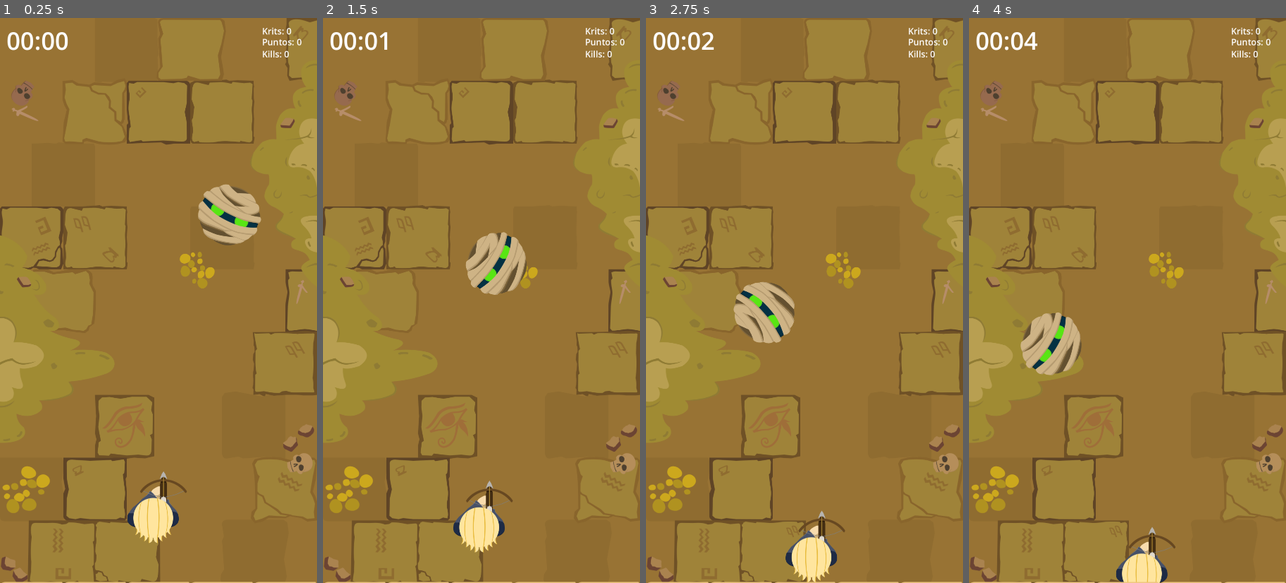
Above: before the commit, frames 1-4 (left to right).
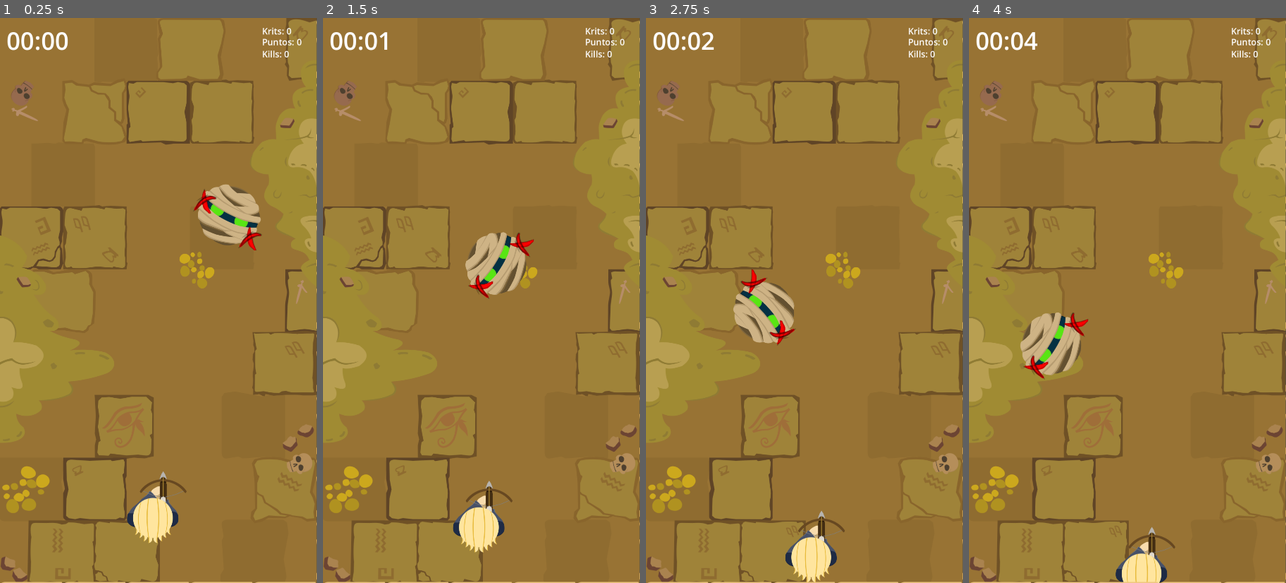
Above: after the commit, the same moments.

Repository: francoheredev/DungeonKrit
Game: Godot game, scene res://escenas/gameplay.tscn
The game is run twice, just before and just after one commit, with the same random seed, the same clock (stepped at 60 frames per second) and the same inputs.
Inputs (mouse positions are in pixels of both pictures, inside the frame that each line leads up to):
- Up to frame 1 (0.25 s): no input
- Up to frame 2 (1.5 s): move the mouse to (551, 272) at 0.52 s; click (551, 272) at 0.67 s; drag from (418, 328) to (475, 515) at 1.27 s
- Up to frame 3 (2.75 s): move the mouse to (836, 176) at 2.02 s; click (836, 176) at 2.17 s
- Up to frame 4 (4 s): drag from (1111, 413) to (1137, 554) at 2.77 s; move the mouse to (1222, 385) at 3.52 s; click (1222, 385) at 3.67 s

The runs differ from the first frame. In frame 1, 0.9% of the frame differs, in the area x 0-100%, y 0-100%; in frame 2, 0.9%; in frame 3, 0.9%; in frame 4, 0.9%.

Commit message:
Krits agregados

Diff:
--- /dev/null
+++ b/escenas/critico.gd
@@ -0,0 +1,4 @@
+extends Area2D
+
+@export var dano_extra := 30
+@export var recompensa_krits := 1
--- /dev/null
+++ b/escenas/critico.tscn
@@ -0,0 +1,35 @@
+[gd_scene format=3 uid="uid://cagl0d1jqvoc1"]
+
+[ext_resource type="Script" uid="uid://i80ukals0um4" path="res://escenas/critico.gd" id="1_ah6s4"]
+[ext_resource type="Texture2D" uid="uid://bqm7mgord7grr" path="res://Arte/enemigoms dungeon krit png.png" id="1_ve8yo"]
+
+[sub_resource type="AtlasTexture" id="AtlasTexture_ah6s4"]
+atlas = ExtResource("1_ve8yo")
+region = Rect2(1515, 675, 101, 135)
+
+[sub_resource type="SpriteFrames" id="SpriteFrames_38qqs"]
+animations = [{
+"frames": [{
+"duration": 1.0,
+"texture": SubResource("AtlasTexture_ah6s4")
+}],
+"loop": true,
+"name": &"default",
+"speed": 5.0
+}]
+
+[sub_resource type="CapsuleShape2D" id="CapsuleShape2D_ve8yo"]
+radius = 28.0
+height = 58.0
+
+[node name="Critico" type="Area2D" unique_id=562138516 groups=["criticos"]]
+script = ExtResource("1_ah6s4")
+
+[node name="AnimatedSprite2D" type="AnimatedSprite2D" parent="." unique_id=1458163379]
+position = Vector2(14, -4)
+sprite_frames = SubResource("SpriteFrames_38qqs")
+frame_progress = 0.13543688
+
+[node name="CollisionShape2D" type="CollisionShape2D" parent="." unique_id=128010]
+position = Vector2(1, 1)
+shape = SubResource("CapsuleShape2D_ve8yo")
--- a/escenas/enemigo1.tscn
+++ b/escenas/enemigo1.tscn
@@ -1,6 +1,7 @@
 [gd_scene format=3 uid="uid://bxtjn2w1ox14j"]
 
 [ext_resource type="Script" uid="uid://c0318ajfgnhw4" path="res://scripts/enemigo1.gd" id="1_ps4le"]
+[ext_resource type="PackedScene" uid="uid://cagl0d1jqvoc1" path="res://escenas/critico.tscn" id="2_3sbly"]
 [ext_resource type="Texture2D" uid="uid://c703okgeu4ib1" path="res://Arte/enem1.png" id="2_ps4le"]
 
 [sub_resource type="AtlasTexture" id="AtlasTexture_t28q1"]
@@ -25,6 +26,7 @@
 collision_layer = 2
 collision_mask = 2
 script = ExtResource("1_ps4le")
+escena_critico = ExtResource("2_3sbly")
 
 [node name="AnimatedSprite2D" type="AnimatedSprite2D" parent="." unique_id=1289865645]
 sprite_frames = SubResource("SpriteFrames_1dqpx")
--- a/escenas/gameplay.tscn
+++ b/escenas/gameplay.tscn
@@ -198,6 +198,7 @@
 font_size = 30
 
 [node name="gameplay" type="Node2D" unique_id=1782014250]
+position = Vector2(-1, 0)
 
 [node name="fondo" type="Sprite2D" parent="." unique_id=223556045]
 position = Vector2(540, 960.49994)
--- a/scripts/enemigo1.gd
+++ b/scripts/enemigo1.gd
@@ -3,6 +3,9 @@
 @export var velocidad_movimiento: float = 200.0
 @export var marcadores: Array[Marker2D] = []
 @export var velocidad_base_rotacion: float = 4.0
+@export var escena_critico: PackedScene
+@export var cantidad_criticos := 2
+@export var radio_criticos := 100.0
 
 # VIDA
 @export var vida_maxima: int = 40
@@ -15,7 +18,17 @@
 
 func _ready():
 	vida = vida_maxima
+	generar_criticos()
 
+func generar_criticos():
+	for i in cantidad_criticos:
+		var critico = escena_critico.instantiate()
+
+		add_child(critico)
+
+		var angulo = randf_range(0, TAU)
+
+		critico.position = Vector2.RIGHT.rotated(angulo) * radio_criticos
 func _process(delta):
 	# Movimiento entre marcadores
 	if marcadores.size() > 0:
--- a/scripts/proyectil.gd
+++ b/scripts/proyectil.gd
@@ -25,10 +25,11 @@
 	if clavada:
 		return
 
-	# choca con otra flecha clavada → se destruye, sin game over
 	if area.is_in_group("flechas"):
-		destruir()
-		return
+		game_over()
+
+	elif area.is_in_group("criticos"):
+		golpe_critico(area)
 
 	elif area.is_in_group("enemigos"):
 		clavar(area)
@@ -59,6 +60,43 @@
 	if jugador:
 		jugador.puede_disparar = true
 
+func game_over():
+	print("GAME OVER")
+
+	var jugador = get_tree().get_first_node_in_group("jugador")
+
+	if jugador:
+		jugador.die()
+
+func golpe_critico(critico):
+	var enemigo = critico.get_parent()
+
+	clavada = true
+	velocidad = 0
+
+	if enemigo.has_method("recibir_dano"):
+		enemigo.recibir_dano(30)
+
+	GameManager.krits += 1
+	GameManager.puntos += 50
+
+	critico.queue_free()
+
+	add_to_group("flechas")
+
+	var pos = global_position
+	var rot = global_rotation
+
+	reparent(enemigo)
+
+	global_position = pos
+	global_rotation = rot
+
+	var jugador = get_tree().get_first_node_in_group("jugador")
+
+	if jugador:
+		jugador.puede_disparar = true
+
 func destruir():
 	var jugador = get_tree().get_first_node_in_group("jugador")
 	if jugador:
Not shown, added: escenas/critico.gd.uid
